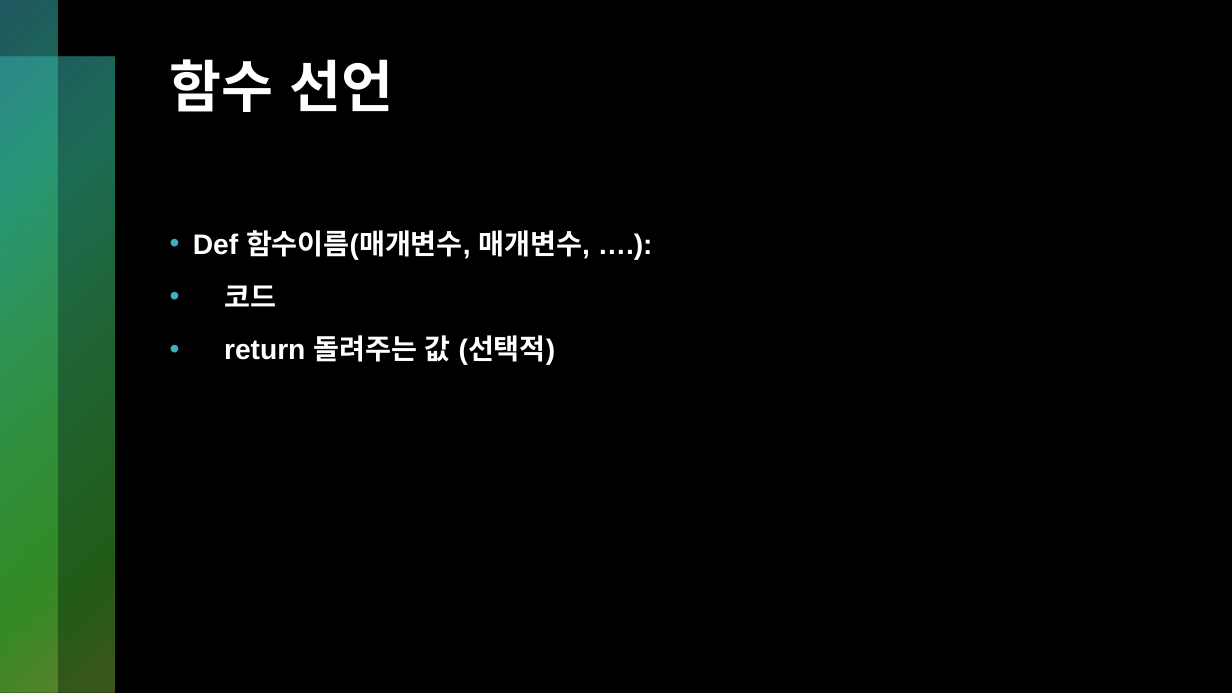
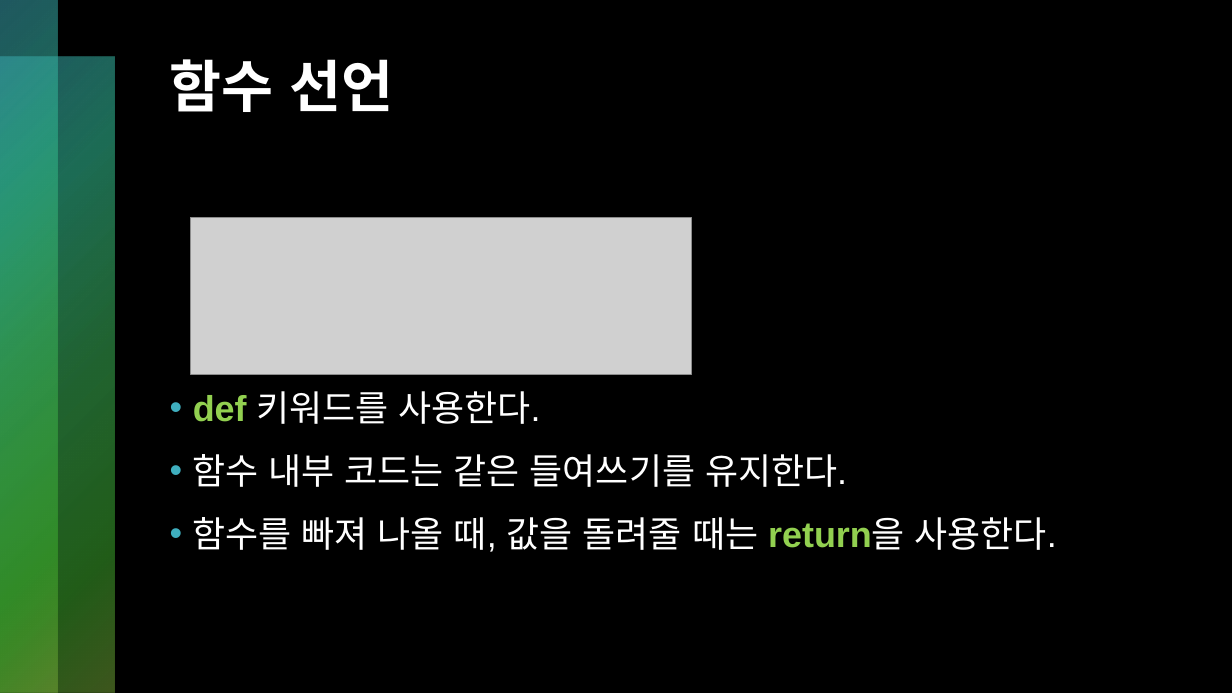
Before and after one commit to kckc0608/hiarc-2024-1-basic-study, a slide deck: slide 5 of [2024-1 기초 스터디] 7. 함수, 재귀함수.pptx (slide 4 before the commit). Drawn at 1232x693 pixels with LibreOffice and Linux fonts; fonts in the diff are those of the drawing; grey boxes stand for pictures. Boxes give left, top, right and bottom in pixels: in the first picture for what was removed or moved away, otherwise in the second. Text is boxed around its words. In the diff, an @@ line names an element or a change of style, - is before the commit and + after.

```diff
--- a/[2024-1 기초 스터디] 7. 함수, 재귀함수.pptx
+++ b/[2024-1 기초 스터디] 7. 함수, 재귀함수.pptx
@@ picture added at (190,218,691,375) @@
@@ text at (193,391,1057,552): text changed; size 22 to 28 pt; bold off @@
-• Def 함수이름(매개변수, 매개변수, ….):
-• 코드
-• return 돌려주는 값 (선택적)
+• def 키워드를 사용한다.
+• 함수 내부 코드는 같은 들여쓰기를 유지한다.
+• 함수를 빠져 나올 때, 값을 돌려줄 때는 return을 사용한다.
```
Also in this commit, not shown: 16 other slides changed, 43 slides added, 4 slides removed, 12 other files.
